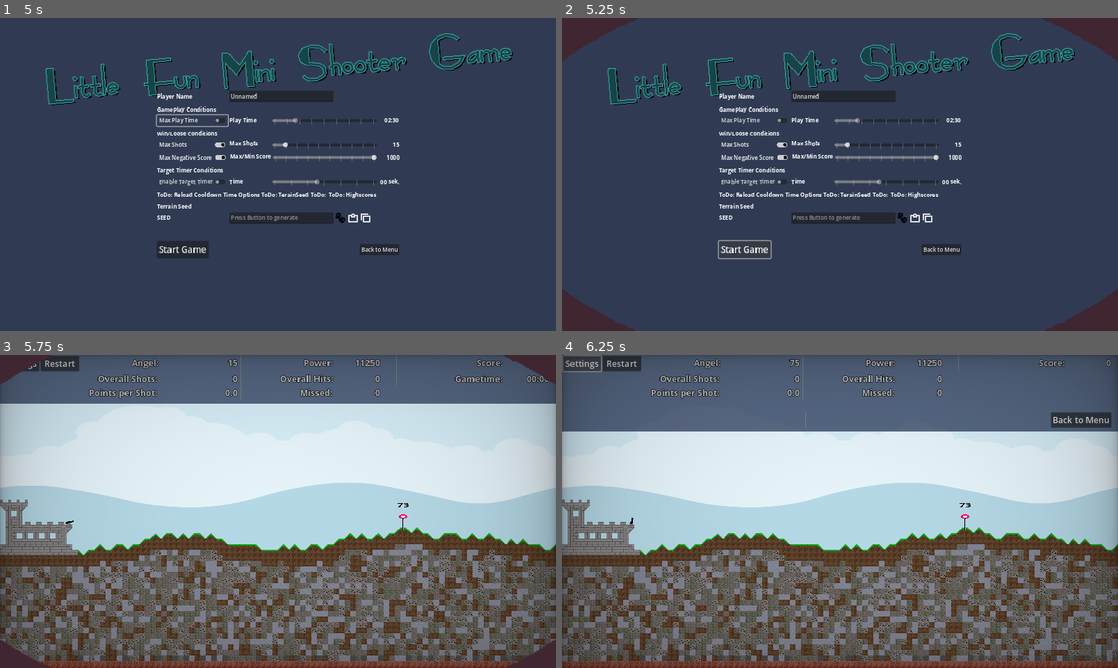
Above: before the commit, frames 1-4 (two rows, left to right).
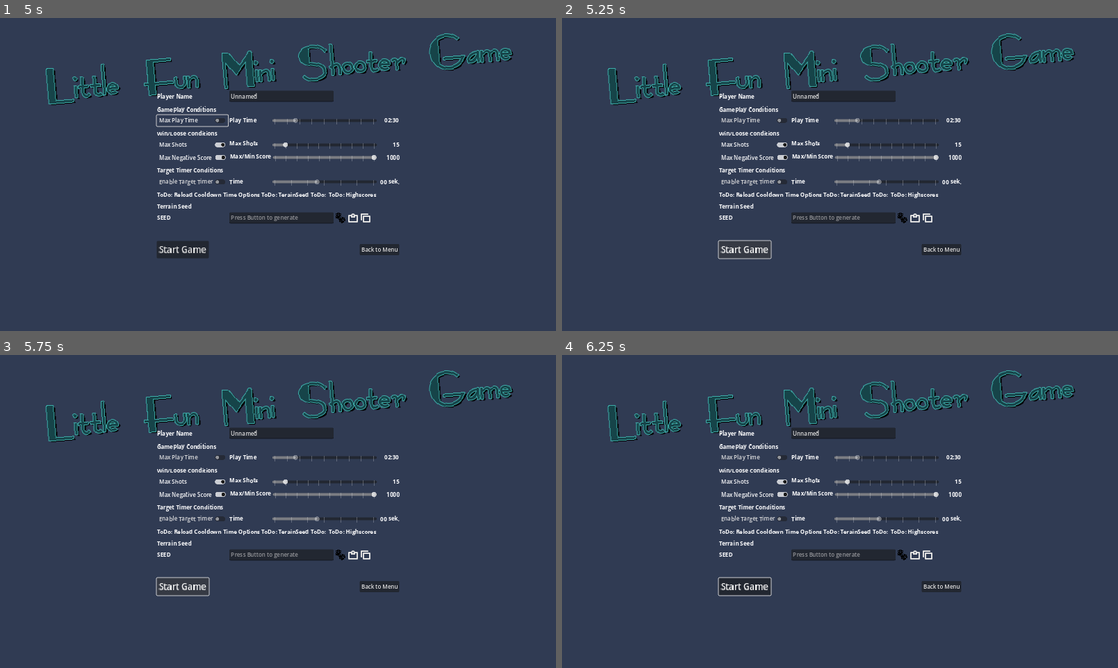
Above: after the commit, the same moments.

Repository: Coding-4Fun/Just4Fun_Mini_Shootergame
Game: Godot game, scene res://UI/MainMenuUI/MainMenuUI.tscn
Same seed, same stepped clock (60 frames per second), same inputs: the game is played once before the commit and once after it.
Inputs (mouse positions are in pixels of both pictures, inside the frame that each line leads up to):
- Up to frame 1 (5 s): click "Play" at 0.5 s; click (283, 218) at 1.27 s; type "12" at 1.35 s; click "Back to Menu" at 2 s; click "Play" at 2.75 s; click "Max Play Time" at 3.5 s; click "Max Play Time" at 4.25 s
- Up to frame 2 (5.25 s): click "Start Game" at 5 s
- Up to frame 3 (5.75 s): no input
- Up to frame 4 (6.25 s): click (584, 364) at 5.75 s, where only the run before the commit has a clickable "Settings"

Frame 1 is identical in both runs. In frame 2, 3.4% of the frame differs, in the area x 0-100%, y 0-100%; in frame 3, 96%; in frame 4, 95%.
Error before the commit: Invalid access to property or key 'ConfigValueChanged' on a base object of type 'Control (config.gd)'. (res://UI/Settings/MaxGameTimeSettings.gd:25)
Error after the commit: Attempt to call function 'get_as_text' in base 'null instance' on a null instance. (res://Globals/GameConfig/config.gd:78)

Commit message:
Chg: save config to file per signal Add: func to check that all key/values are present Ren: load / save func Add: func to get missing values from default

Diff:
--- a/Globals/GameConfig/config.gd
+++ b/Globals/GameConfig/config.gd
@@ -55,16 +55,23 @@
 		"GameKeyBinding": null
 		}
 
+#signal ConfigValueChanged
+
 
 func _ready() -> void:
-	config_data = get_configdata()
+	config_data = load_configdata_from_file()
+	_check_DefaultConfig()
+
 	SignalBus.ConfigValueChanged.connect(_on_config_value_changed)
+	SignalBus.ConfigSaveDataToFile.connect(_on_ConfigSaveDataToFile)
+
+	SignalBus.ConfigSaveDataToFile.emit()
 
 
-func get_configdata() -> Dictionary:
+func load_configdata_from_file() -> Dictionary:
 	var json = JSON.new()
 	if not FileAccess.file_exists(GAMECONFIGFILE):
-		save_gameconfig(true)
+		SignalBus.ConfigSaveDataToFile.emit(true)
 
 	var file = FileAccess.open(GAMECONFIGFILE, FileAccess.READ)
 
@@ -86,12 +93,13 @@
 
 	if valuetoget in config_data:
 		v = config_data[valuetoget]
-	elif CONFIGDATA_DEFAULT.has(valuetoget):
-		config_data[valuetoget] = CONFIGDATA_DEFAULT[valuetoget]
+	else:
+		return get_defaultvalue(valuetoget)
+
 	return v
 
 
-func save_gameconfig (savedefault : bool = false):
+func _save_gameconfig (savedefault : bool = false):
 	if savedefault:
 		config_data = CONFIGDATA_DEFAULT
 	var config = FileAccess.open(GAMECONFIGFILE, FileAccess.WRITE)
@@ -99,7 +107,6 @@
 	var json = JSON.stringify(config_data, "\t")
 	config.store_line(json)
 	config.close()
-
 
 
 #func _on_config_value_changed(obj: String= "", value : Variant = null, root: String = "Game", group: String= "") -> void:
@@ -115,5 +122,29 @@
 	# save new Value to Config Dict / conf_File
 	if obj in config_data:
 		config_data[obj] = value
+	else: #if not in memory, check if default value exists
+		var def = get_defaultvalue(obj)
+		if typeof(def) != Variant.Type.TYPE_NIL:
+			config_data[obj] = value
 
+	SignalBus.ConfigSaveDataToFile.emit()
 	print("Signal Received: ConfigValueChange: ", [obj, value])
+
+
+func _check_DefaultConfig() -> void:
+	var keys = CONFIGDATA_DEFAULT.keys()
+	for k in keys:
+		if not k in config_data:
+			config_data[k] = get_defaultvalue(k)
+	pass
+
+
+func get_defaultvalue(key : String) -> Variant:
+	if key in CONFIGDATA_DEFAULT:
+		return CONFIGDATA_DEFAULT.get(key)
+
+	return null
+
+
+func _on_ConfigSaveDataToFile(savedefault : bool = false) -> void:
+	_save_gameconfig(savedefault)
--- a/Globals/SignalBus/SignalBus.gd
+++ b/Globals/SignalBus/SignalBus.gd
@@ -29,6 +29,7 @@
 # settings signals
 signal PlayernameChange
 signal ConfigValueChanged
+signal ConfigSaveDataToFile
 
 ## Dumy func to prevent UNUSED_SIGNAL Warning
 func _ready():
@@ -58,6 +59,7 @@
 
 	# Config
 	ConfigValueChanged.connect(_on_Dummy_Signal, ConnectFlags.CONNECT_PERSIST | ConnectFlags.CONNECT_DEFERRED)
+	ConfigSaveDataToFile.connect(_on_Dummy_Signal, ConnectFlags.CONNECT_PERSIST | ConnectFlags.CONNECT_DEFERRED)
 
 
 func _on_Dummy_Signal(_var1=null, _var2=null, _var3=null):
